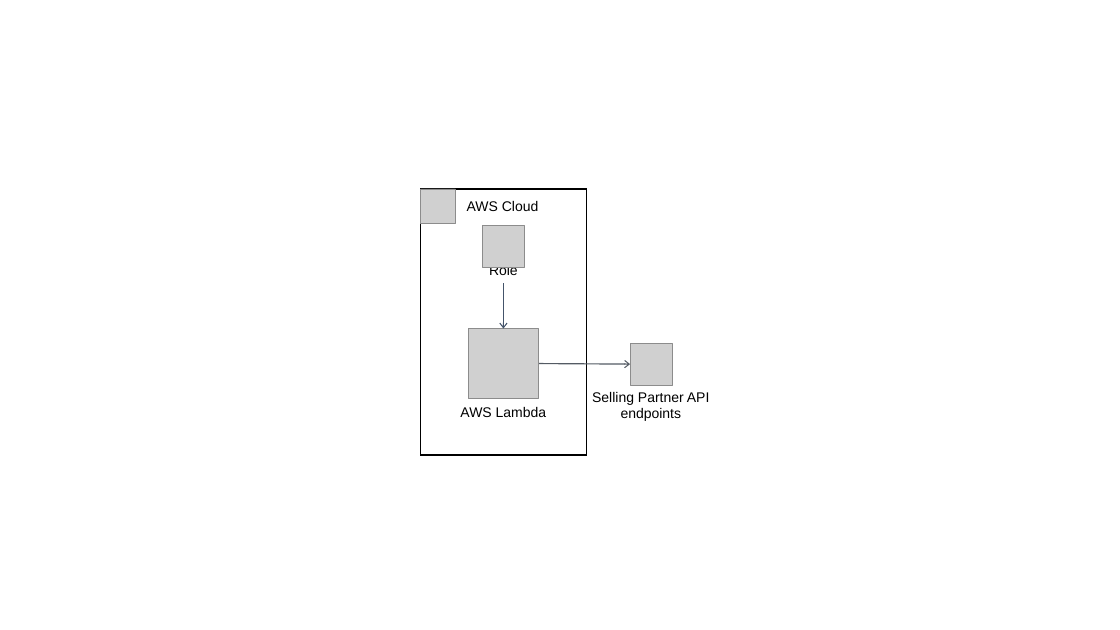
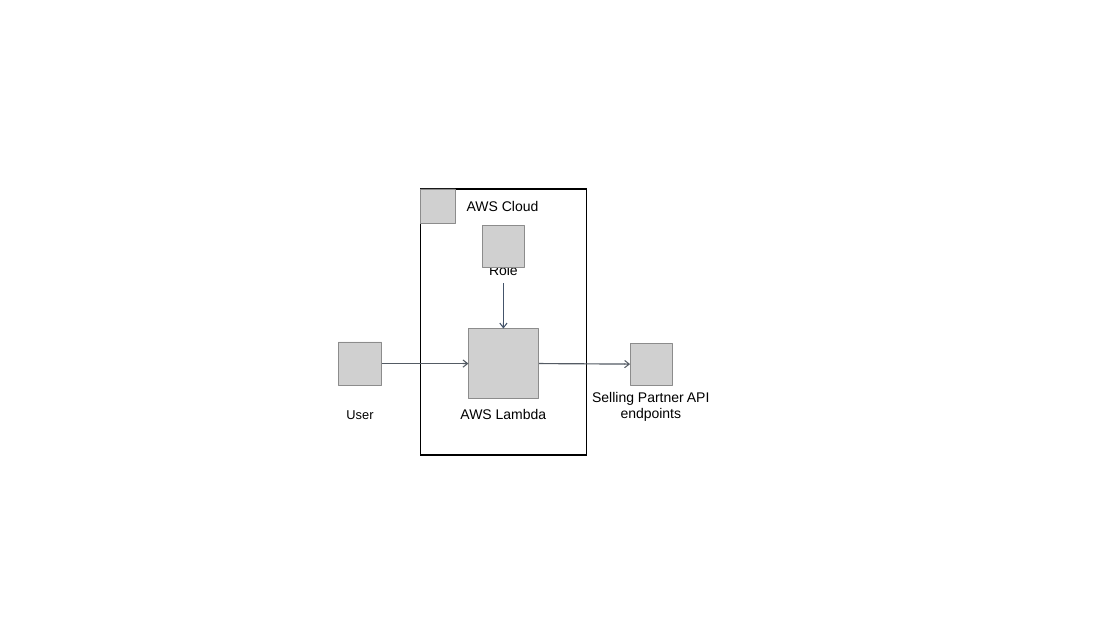
Before and after one commit to aws-quickstart/quickstart-amazon-selling-partner-api, a slide deck: slide 3 of docs/images/amazon-selling-partner-api-architecture-diagram.pptx. Drawn at 1120x630 pixels with LibreOffice and Linux fonts; fonts in the diff are those of the drawing; grey boxes stand for pictures. Boxes give left, top, right and bottom in pixels: in the first picture for what was removed or moved away, otherwise in the second. Text is boxed around its words. In the diff, an @@ line names an element or a change of style, - is before the commit and + after.

```diff
--- a/docs/images/amazon-selling-partner-api-architecture-diagram.pptx
+++ b/docs/images/amazon-selling-partner-api-architecture-diagram.pptx
@@ picture added at (339, 342, 381, 385) @@
@@ arrow added from (381, 364) to (469, 364), #545B64 1 pt @@
@@ text added at (346, 410, 373, 419), 11 pt, text #000000 @@
+User
```
Also in this commit, not shown: 9 other files.
